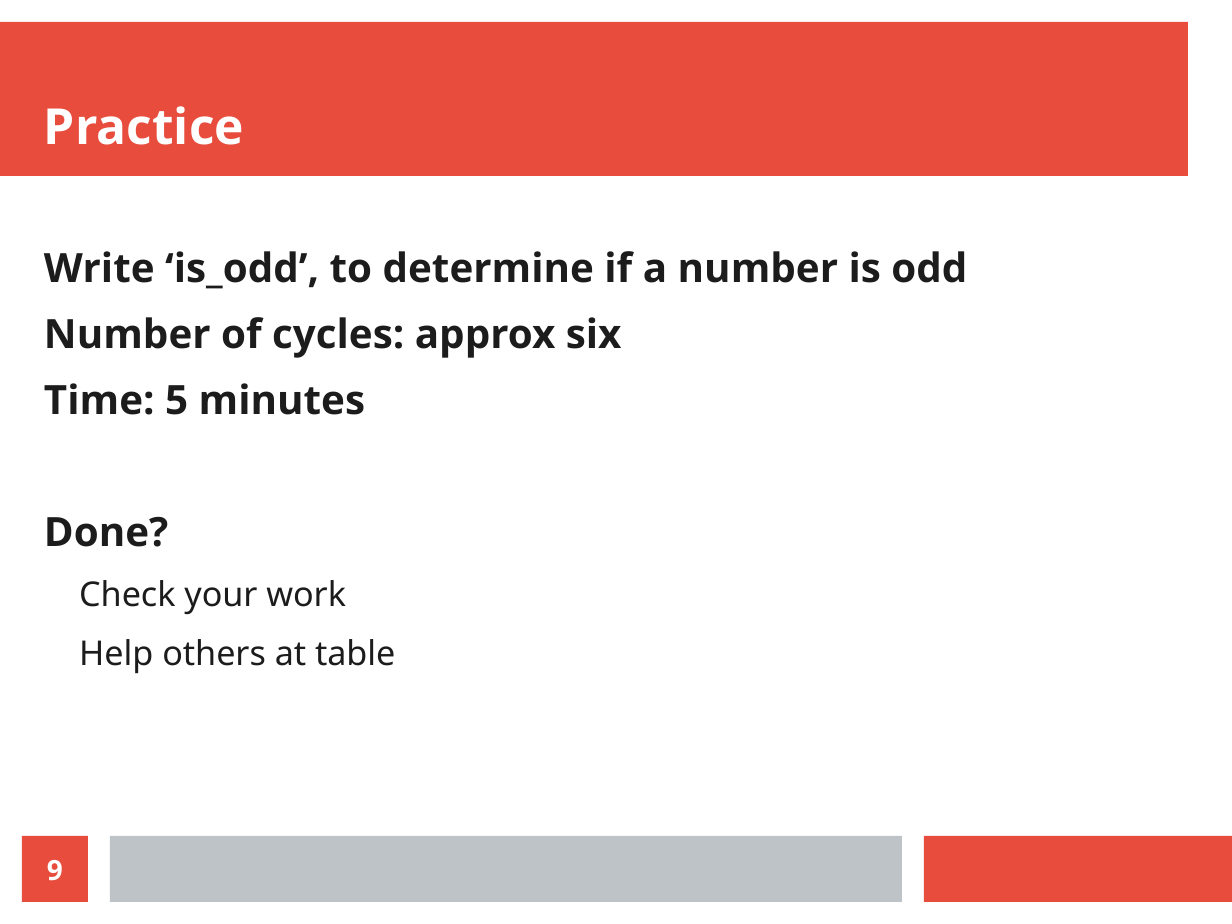
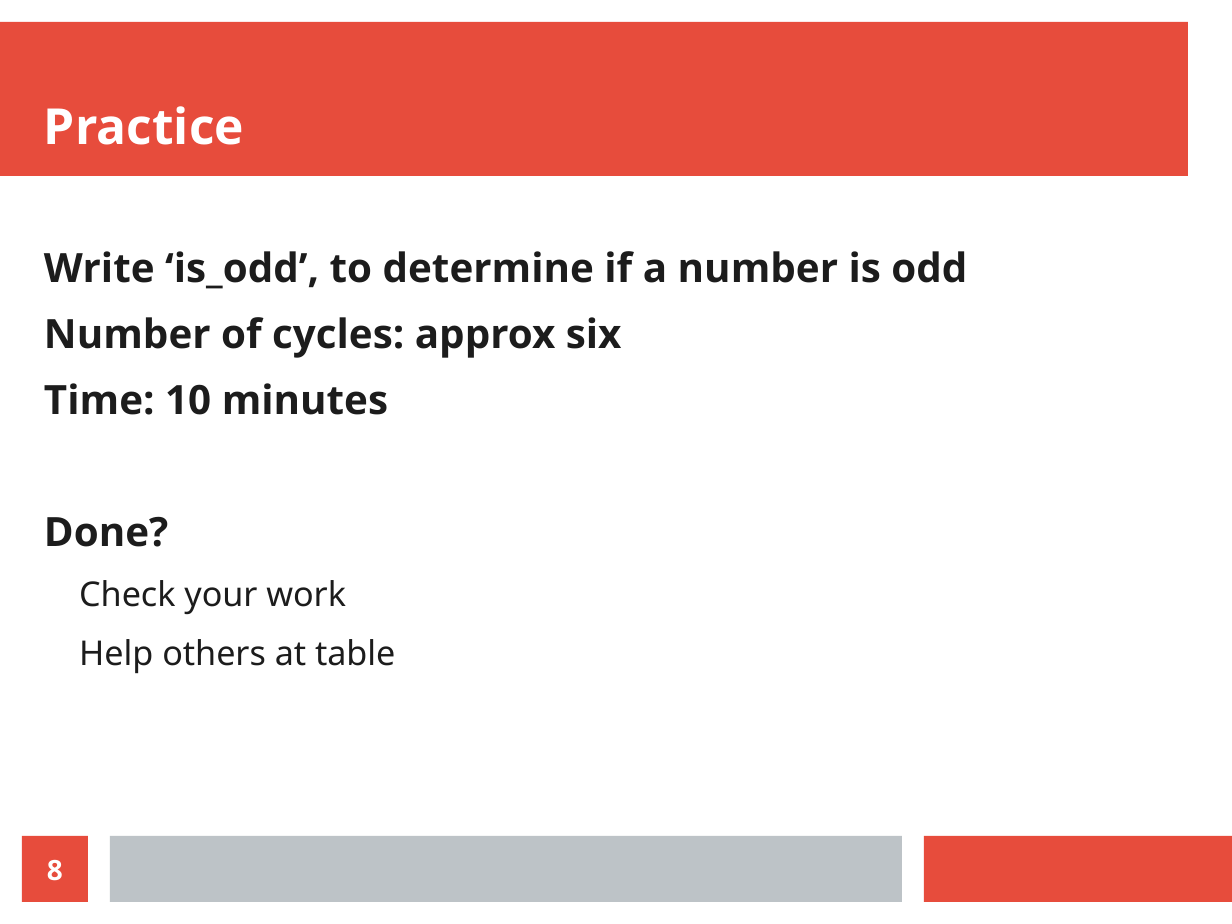
Before and after one commit to richelbilderbeek/nlseb_tdd_20210420, a slide deck: slide 8 of nlseb_tdd_20210420.odp (slide 9 before the commit). Drawn at 1232x924 pixels with LibreOffice and Linux fonts; fonts in the diff are those of the drawing. Boxes give left, top, right and bottom in pixels: in the first picture for what was removed or moved away, otherwise in the second. Text is boxed around its words. In the diff, an @@ line names an element or a change of style, - is before the commit and + after.

```diff
--- a/nlseb_tdd_20210420.odp
+++ b/nlseb_tdd_20210420.odp
@@ text at [44,383,388,415]: text changed @@
-Time: 5 minutes
+Time: 10 minutes
@@ page number at [47,860,63,881]: text changed @@
-9
+8
```
Also in this commit, not shown: 11 other slides changed, 4 slides added, 4 slides removed, 8 other files.
